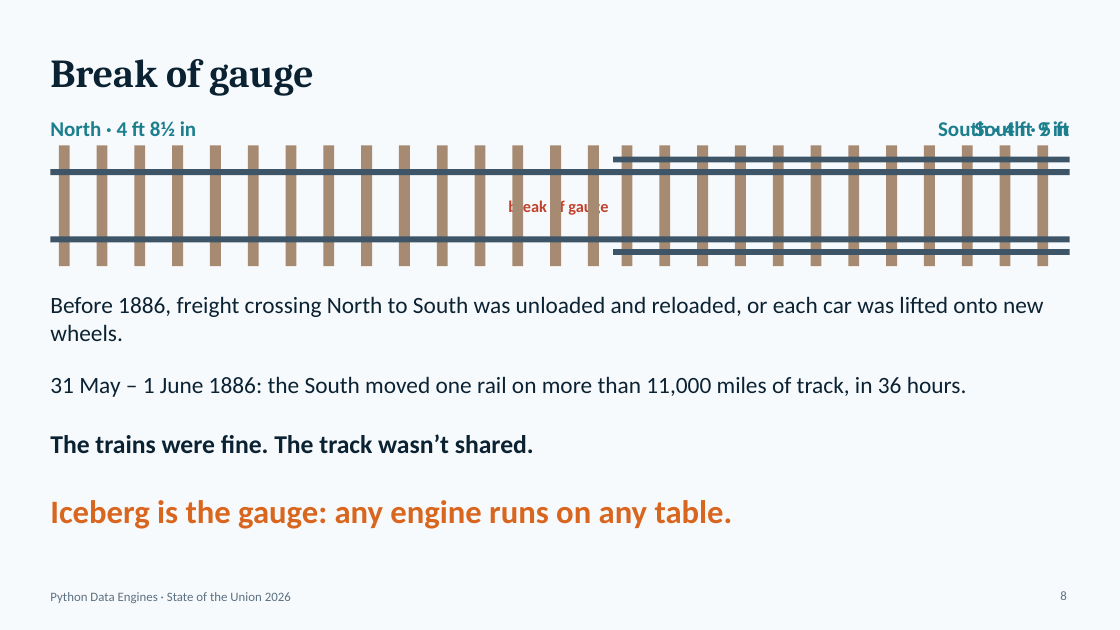
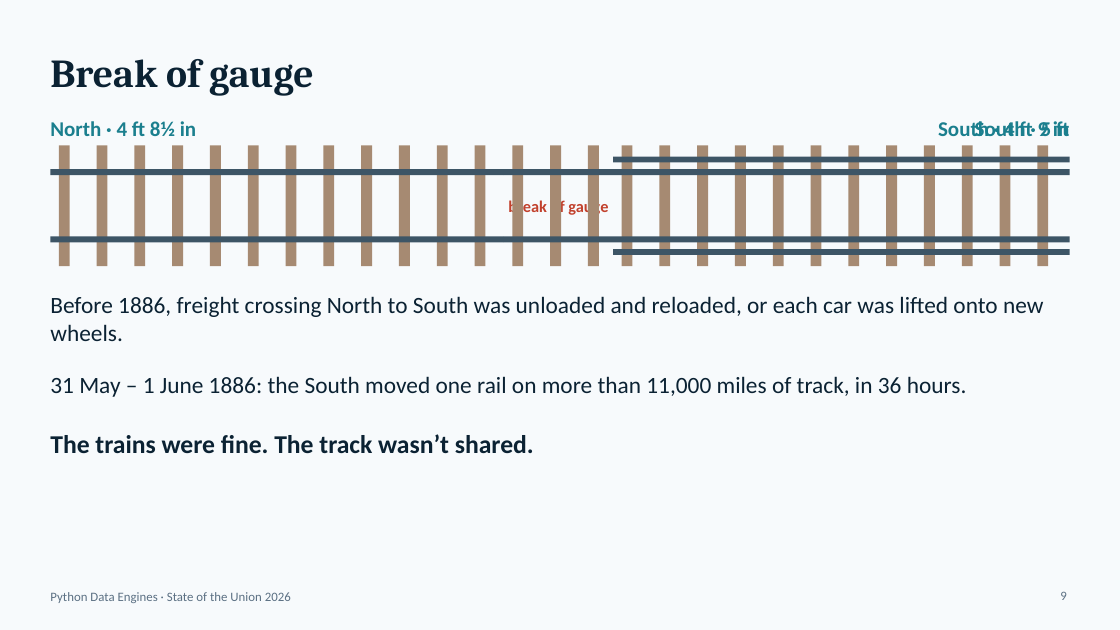
Before and after one commit to djouallah/presentations, a slide deck: slide 9 of python-engine/state-of-the-union-python-engines-2026.pptx (slide 8 before the commit). Drawn at 1120x630 pixels with LibreOffice and Linux fonts; fonts in the diff are those of the drawing. Boxes give left, top, right and bottom in pixels: in the first picture for what was removed or moved away, otherwise in the second. Text is boxed around its words. In the diff, an @@ line names an element or a change of style, - is before the commit and + after.

```diff
--- a/python-engine/state-of-the-union-python-engines-2026.pptx
+++ b/python-engine/state-of-the-union-python-engines-2026.pptx
@@ text removed at (x1=50, y1=500, x2=733, y2=529) @@
-Iceberg is the gauge: any engine runs on any table.
@@ page number at (x1=1060, y1=591, x2=1066, y2=600): text changed @@
-8
+9
```
Also in this commit, not shown: 1 other slide changed, 1 slide added, 1 slide removed, 4 other files.
